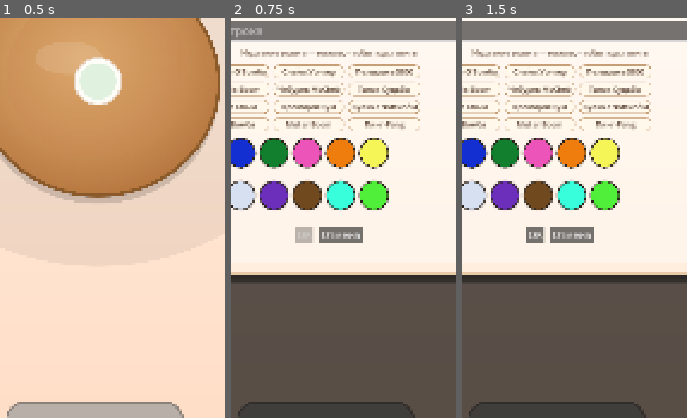
Above: before the commit, frames 1-3 (left to right).
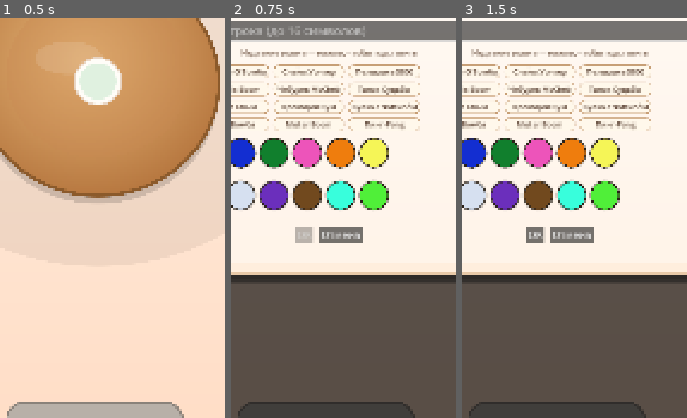
Above: after the commit, the same moments.

Repository: GGamezebo/GodBomb
Game: Godot game, scene res://main.tscn
Two runs of this game, one before a commit and one after it. Both use one fixed random seed, a clock stepped at 60 frames per second and the inputs below.
Inputs (mouse positions are % of the whole screen's width and height, from its top left):
- Up to frame 1 (0.5 s): no input
- Up to frame 2 (0.75 s): click (50, 50) at 0.5 s
- Up to frame 3 (1.5 s): click (50, 43) at 1.27 s; type "Alex" at 1.35 s
The pictures show only the part of the screen within x 28-78%, y 42-92%; the shares and areas given below are measured in that part.

Frame 1 is identical in both runs. In frame 2, 0.5% of the frame differs, in the area x 16-60%, y 2-5%; in frame 3, nothing differs.

Commit message:
limit letters numbers

Diff:
--- a/src/common/player_info.gd
+++ b/src/common/player_info.gd
@@ -1,10 +1,16 @@
 class_name PlayerInfo
 extends Resource
+
+const MAX_NAME_LENGTH := 16
 
 @export var name: String = ""
 @export var preset_id: int = 0
 
 
 func _init(p_name: String = "", p_preset_id: int = 0) -> void:
-	name = p_name
+	name = sanitize_name(p_name)
 	preset_id = p_preset_id
+
+
+static func sanitize_name(raw: String) -> String:
+	return raw.strip_edges().left(MAX_NAME_LENGTH)
--- a/src/contexts/main_context/account/pdata_account.gd
+++ b/src/contexts/main_context/account/pdata_account.gd
@@ -52,7 +52,7 @@
 
 
 func remember_removed_player(player_name: String) -> void:
-	var trimmed := player_name.strip_edges()
+	var trimmed := PlayerInfo.sanitize_name(player_name)
 	if trimmed.is_empty():
 		return
 	ensure_recent_names_initialized()
@@ -73,18 +73,21 @@
 
 
 func player_info_from_dict(entry: Dictionary) -> PlayerInfo:
-	return PlayerInfo.new(str(entry.get("name", "")), int(entry.get("preset_id", 0)))
+	return PlayerInfo.new(
+		PlayerInfo.sanitize_name(str(entry.get("name", ""))),
+		int(entry.get("preset_id", 0))
+	)
 
 
 func dict_from_player_info(info: PlayerInfo) -> Dictionary:
-	return {"name": info.name, "preset_id": info.preset_id}
+	return {"name": PlayerInfo.sanitize_name(info.name), "preset_id": info.preset_id}
 
 
 func _to_string_array(source: Variant) -> Array[String]:
 	var result: Array[String] = []
 	if source is Array:
 		for item in source:
-			var text := str(item).strip_edges()
+			var text := PlayerInfo.sanitize_name(str(item))
 			if not text.is_empty():
 				result.append(text)
 	return result
--- a/src/features/player_selection/edit_player_window.gd
+++ b/src/features/player_selection/edit_player_window.gd
@@ -38,6 +38,7 @@
 	if cancel_button:
 		cancel_button.pressed.connect(_on_cancel_pressed)
 	if name_edit:
+		name_edit.max_length = PlayerInfo.MAX_NAME_LENGTH
 		name_edit.text_changed.connect(_on_name_changed)
 		name_edit.text_submitted.connect(_on_name_submitted)
 	_build_color_buttons()
@@ -71,7 +72,7 @@
 	if get_parent() is CanvasLayer:
 		(get_parent() as CanvasLayer).visible = true
 	if name_edit:
-		name_edit.text = player_name
+		name_edit.text = PlayerInfo.sanitize_name(player_name)
 		name_edit.grab_focus()
 	_refresh_all_swatches()
 	_sort_color_grid()
@@ -134,10 +135,11 @@
 func _on_history_name_pressed(player_name: String) -> void:
 	if not name_edit:
 		return
-	name_edit.text = player_name
-	name_edit.caret_column = player_name.length()
+	var safe_name := PlayerInfo.sanitize_name(player_name)
+	name_edit.text = safe_name
+	name_edit.caret_column = safe_name.length()
 	name_edit.grab_focus()
-	_on_name_changed(player_name)
+	_on_name_changed(safe_name)
 
 
 func _build_color_buttons() -> void:
@@ -334,7 +336,7 @@
 
 
 func _on_ok_pressed() -> void:
-	var player_name := name_edit.text.strip_edges() if name_edit else ""
+	var player_name := _read_player_name()
 	if player_name.is_empty() or _is_preset_held(_selected_preset_id):
 		return
 	_close_window()
@@ -342,12 +344,18 @@
 
 
 func _on_apply_pressed() -> void:
-	var player_name := name_edit.text.strip_edges() if name_edit else ""
+	var player_name := _read_player_name()
 	if player_name.is_empty() or _player_index < 0 or _is_preset_held(_selected_preset_id):
 		return
 	_close_window()
 	player_applied.emit(_player_index, player_name, _selected_preset_id)
 
 
+func _read_player_name() -> String:
+	if not name_edit:
+		return ""
+	return PlayerInfo.sanitize_name(name_edit.text)
+
+
 func _on_cancel_pressed() -> void:
 	_close_window()
--- a/src/features/player_selection/edit_player_window.tscn
+++ b/src/features/player_selection/edit_player_window.tscn
@@ -95,7 +95,8 @@
 [node name="NameEdit" type="LineEdit" parent="Panel/Margin/VBox"]
 layout_mode = 2
 theme_override_font_sizes/font_size = 28
-placeholder_text = "Имя игрока"
+placeholder_text = "Имя игрока (до 16 символов)"
+max_length = 16
 
 [node name="NameHistoryHint" type="Label" parent="Panel/Margin/VBox"]
 layout_mode = 2
